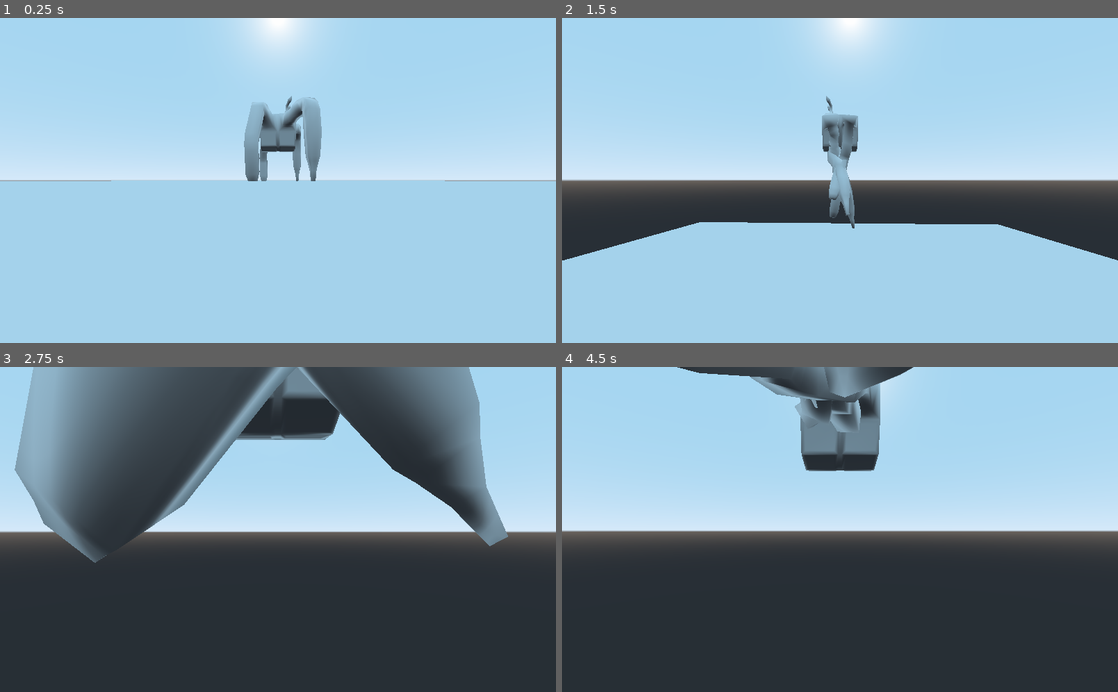
Above: before the commit, frames 1-4 (two rows, left to right).
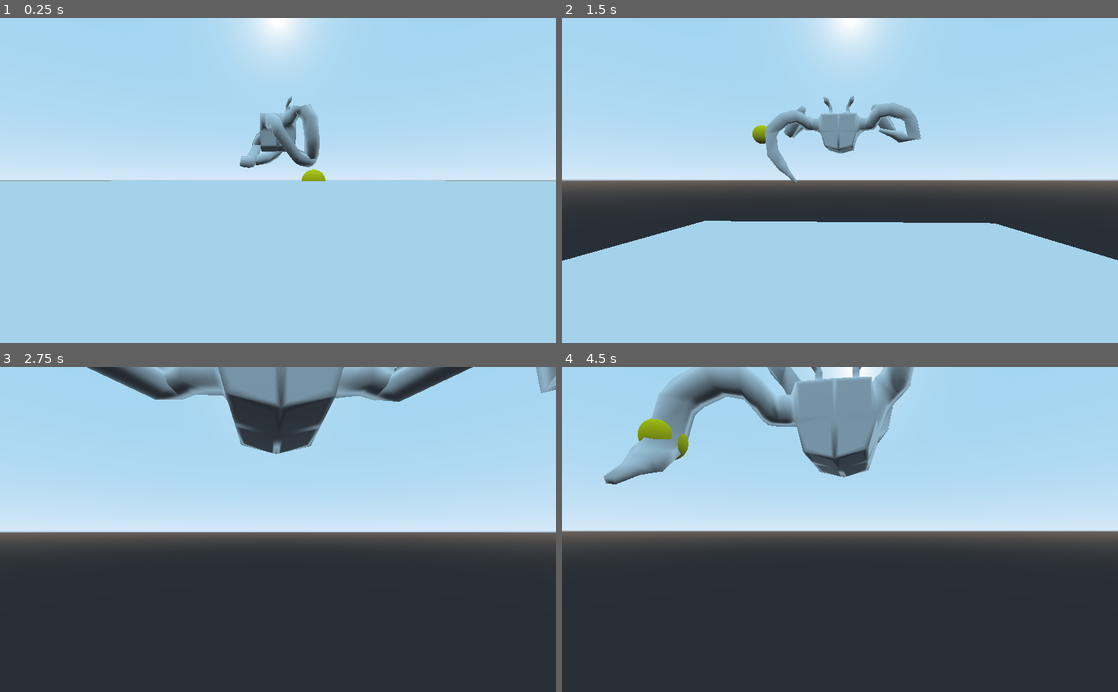
Above: after the commit, the same moments.

Repository: a-spectrum/godot-inverse-kinematic-spidery
Game: Godot game, scene res://scenes/rooms/main/main.tscn
The game is run twice, just before and just after one commit, with the same random seed, the same clock (stepped at 60 frames per second) and the same inputs.
Inputs (mouse positions are in pixels of both pictures, inside the frame that each line leads up to):
- Up to frame 1 (0.25 s): no input
- Up to frame 2 (1.5 s): tap Enter (ui_accept) at 0.5, 0.77 s; move the mouse to (867, 180) at 0.52 s; hold Up (ui_up) from 0.53 s (still down); move the mouse to (812, 180) at 1.27 s
- Up to frame 3 (2.75 s): keep holding Up (ui_up); tap Enter (ui_accept) at 1.52 s; move the mouse to (289, 523) at 2.02 s
- Up to frame 4 (4.5 s): keep holding Up (ui_up); move the mouse to (834, 536) at 2.77 s; tap Enter (ui_accept) at 3.02, 3.77 s; move the mouse to (878, 532) at 3.52 s; move the mouse to (795, 526) at 4.27 s

The runs differ from the first frame. In frame 1, 1.8% of the frame differs, in the area x 43-59%, y 24-51%; in frame 2, 3.3%; in frame 3, 29%, in the area x 0-100%, y 0-61%; in frame 4, 8.7%.

Commit message:
Glued raycast to body

Diff:
--- a/project/assets/models/creatures/spidery/positioning/positioning.gd
+++ b/project/assets/models/creatures/spidery/positioning/positioning.gd
@@ -4,7 +4,8 @@
 
 var position_on_curve := 0.0
 var position_start := Vector3.ZERO
-var position_current := global_transform.origin
+onready var position_current := global_transform.origin
+var position_raycast := Vector3.ZERO
 var position_end := Vector3.ZERO
 var name_raycast := "no name given"
 
@@ -12,20 +13,24 @@
 
 func _ready():
 	set_as_toplevel(true)
+	position_current.y = 0
 
 func _physics_process(_delta: float) -> void:
 
 	#print(name_raycast +" - "+ str(global_transform.origin.distance_to(follow_raycast.global_transform.origin)))
-	#if raycast.is_colliding():
-		#print(raycast.get_collision_point())
-	position_on_curve += 0.05
+	_update_raycast_position()
+	if _check_distance_larger_than(3) && !move_position:
+		_move_position(position_current, position_raycast)
+
+	position_on_curve += 0.03
 
 	if position_on_curve >= 1:
 		move_position = false
 		position_on_curve = 0.0
+		position_current = position_end
 
 	if move_position:
-		_calculate_bezier_curve(position_start, position_end)
+		transform.origin = _calculate_bezier_curve(position_start, position_end)
 
 func _move_position(start: Vector3, end: Vector3) -> void:
 	position_start = start
@@ -38,14 +43,18 @@
 
 func _calculate_bezier_curve(start: Vector3, end: Vector3):
 	var generate_third_point := Vector3.ZERO;
-	generate_third_point.y += start.y + 1
+	generate_third_point.y += start.y + 2.6
 	generate_third_point.x += (end.x - start.x) / 3
 	generate_third_point.z += (end.x - start.x) / 3
 
 	var calc_point_0 = start.linear_interpolate(generate_third_point, position_on_curve)
 	var calc_point_1 = generate_third_point.linear_interpolate(end, position_on_curve)
 	var current_position = calc_point_0.linear_interpolate(calc_point_1, position_on_curve)
-	transform.origin = current_position
+	return current_position
 
-func _check_distance() -> bool:
-	return global_transform.origin.distance_to(follow_raycast.global_transform.origin) > 3
+func _check_distance_larger_than(distance: float) -> bool:
+	return position_current.distance_to(position_raycast) > distance
+
+func _update_raycast_position() -> void:
+	if follow_raycast.is_colliding():
+		position_raycast = follow_raycast.get_collision_point()
--- a/project/scenes/creatures/spidery/spidery.gd
+++ b/project/scenes/creatures/spidery/spidery.gd
@@ -3,7 +3,7 @@
 #	----------------------
 #	For character movement
 #	----------------------
-export var speed := 3.0
+export var speed := 2.0
 export var jump_strength := 30.0
 export var gravity := 50
 
@@ -24,10 +24,10 @@
 onready var positionBL := $positions/positionLegBL
 onready var positionBR := $positions/positionLegBR
 
-onready var rayCastFL := $RaycastsLegs/RayCastLegFL
-onready var rayCastFR := $RaycastsLegs/RayCastLegFR
-onready var rayCastBL := $RaycastsLegs/RayCastLegBL
-onready var rayCastBR := $RaycastsLegs/RayCastLegBR
+onready var rayCastFL := $Armature/Skeleton/RaycastsLegs/RayCastLegFL
+onready var rayCastFR := $Armature/Skeleton/RaycastsLegs/RayCastLegFR
+onready var rayCastBL := $Armature/Skeleton/RaycastsLegs/RayCastLegBL
+onready var rayCastBR := $Armature/Skeleton/RaycastsLegs/RayCastLegBR
 
 onready var legFL_IK := $Armature/Skeleton/legFrontLeft
 onready var legFR_IK := $Armature/Skeleton/legFrontRight
@@ -47,6 +47,9 @@
 
 func _physics_process(delta: float) -> void:
 	move_character(delta)
+
+	if rayCastFR.is_colliding():
+		$Armature/Skeleton/RaycastsLegs/RayCastLegFR/MeshInstance.global_transform.origin = rayCastFR.get_collision_point()
 
 func _process(_delta: float) -> void:
 	_spring_arm.translation = translation
@@ -73,5 +76,5 @@
 	_velocity = move_and_slide_with_snap(_velocity, _snap_vector, Vector3.UP, true)
 
 	if _velocity.length() > 0.2:
-		var look_direction = Vector2(_velocity.z, _velocity.x)
+		var look_direction = Vector2(_velocity.x, _velocity.z)
 		_model.rotation.y = look_direction.angle()
--- a/project/scenes/creatures/spidery/spidery.tscn
+++ b/project/scenes/creatures/spidery/spidery.tscn
@@ -1,15 +1,21 @@
-[gd_scene load_steps=8 format=2]
+[gd_scene load_steps=10 format=2]
 
 [ext_resource path="res://assets/models/creatures/spidery/Material.material" type="Material" id=1]
 [ext_resource path="res://assets/models/creatures/spidery/positioning/positioning.tscn" type="PackedScene" id=2]
 [ext_resource path="res://scenes/creatures/spidery/spidery.gd" type="Script" id=3]
 [ext_resource path="res://scenes/creatures/spidery/SpringArm.gd" type="Script" id=4]
 
-[sub_resource type="ConvexPolygonShape" id=3]
+[sub_resource type="ConvexPolygonShape" id=1]
 points = PoolVector3Array( 0.8, 3.54422, 1.2, 1, 2.04422, 0.7, 0, 1.94422, 0.8, 0, 1.94422, 0.8, 0, 3.74422, 1, 0, 3.74 …(10401 unchanged characters)…
 
-[sub_resource type="ArrayMesh" id=1]
-resource_name = "Cube"
+[sub_resource type="SphereMesh" id=4]
+radius = 0.5
+height = 1.0
+
+[sub_resource type="SpatialMaterial" id=5]
+albedo_color = Color( 1, 0.945098, 0, 1 )
+
+[sub_resource type="ArrayMesh" id=2]
 surfaces/0 = {
 "aabb": AABB( -1.41502, -0.00169015, -4.4742, 3.25048, 4.80091, 8.94839 ),
 "array_data": PoolByteArray( 205, 204, 76, 63, 114, 212, 98, 64, 154, 153, 153, 63, 73, 73, 72, 0, 229, 99, 183, 127, 2 …(63972 unchanged characters)…
@@ -23,8 +29,7 @@
 "vertex_count": 434
 }
 
-[sub_resource type="Skin" id=2]
-resource_name = "Skin"
+[sub_resource type="Skin" id=3]
 bind_count = 40
 bind/0/name = "Bone"
 bind/0/bone = -1
@@ -148,12 +153,15 @@
 bind/39/pose = Transform( 0.129688, 9.12759e-10, -0.991555, -6.41653e-08, -1, -1.20998e-08, -0.991555, 1.99789e-09, -0.129688, -3.73976, 0.288663, -1.63986 )
 
 [node name="spidery_rigging" type="KinematicBody"]
+transform = Transform( -4.37114e-08, 0, 1, 0, 1, 0, -1, 0, -4.37114e-08, 0, 0, 0 )
 script = ExtResource( 3 )
 
 [node name="CollisionShape" type="CollisionShape" parent="."]
-shape = SubResource( 3 )
+transform = Transform( -4.37114e-08, 0, 1, 0, 1, 0, -1, 0, -4.37114e-08, 0, 0, 0 )
+shape = SubResource( 1 )
 
 [node name="Armature" type="Spatial" parent="."]
+transform = Transform( -4.37114e-08, 0, 1, 0, 1, 0, -1, 0, -4.37114e-08, 0, 0, 0 )
 
 [node name="Skeleton" type="Skeleton" parent="Armature"]
 bones/0/name = "Bone"
@@ -357,10 +365,38 @@
 bones/39/enabled = true
 bones/39/bound_children = [  ]
 
+[node name="RaycastsLegs" type="Spatial" parent="Armature/Skeleton"]
+transform = Transform( -4.37114e-08, 0, -1, 0, 1, 0, 1, 0, -4.37114e-08, 0, 0, 0 )
+
+[node name="RayCastLegFL" type="RayCast" parent="Armature/Skeleton/RaycastsLegs"]
+transform = Transform( 1, 0, 0, 0, 1, 0, 0, 0, 1, -4.2, 4, -1.5 )
+enabled = true
+cast_to = Vector3( 0, -6, 0 )
+
+[node name="RayCastLegFR" type="RayCast" parent="Armature/Skeleton/RaycastsLegs"]
+transform = Transform( 1, 0, 0, 0, 1, 0, 0, 0, 1, 4.2, 4, -1.5 )
+enabled = true
+cast_to = Vector3( 0, -6, 0 )
+
+[node name="MeshInstance" type="MeshInstance" parent="Armature/Skeleton/RaycastsLegs/RayCastLegFR"]
+layers = 2
+mesh = SubResource( 4 )
+material/0 = SubResource( 5 )
+
+[node name="RayCastLegBL" type="RayCast" parent="Armature/Skeleton/RaycastsLegs"]
+transform = Transform( 1, 0, 0, 0, 1, 0, 0, 0, 1, -3.9, 4, 1.1 )
+enabled = true
+cast_to = Vector3( 0, -6, 0 )
+
+[node name="RayCastLegBR" type="RayCast" parent="Armature/Skeleton/RaycastsLegs"]
+transform = Transform( 1, 0, 0, 0, 1, 0, 0, 0, 1, 3.9, 4, 1.1 )
+enabled = true
+cast_to = Vector3( 0, -6, 0 )
+
 [node name="Cube" type="MeshInstance" parent="Armature/Skeleton"]
 layers = 2
-mesh = SubResource( 1 )
-skin = SubResource( 2 )
+mesh = SubResource( 2 )
+skin = SubResource( 3 )
 material/0 = null
 
 [node name="legFrontLeft" type="SkeletonIK" parent="Armature/Skeleton"]
@@ -387,41 +423,19 @@
 tip_bone = "tip_right_back.001"
 target_node = NodePath("../../../positions/positionLegBR")
 
-[node name="RaycastsLegs" type="Spatial" parent="."]
-
-[node name="RayCastLegFR" type="RayCast" parent="RaycastsLegs"]
-transform = Transform( 1, 0, 0, 0, 1, 0, 0, 0, 1, 1.5, 4, 4.1 )
-enabled = true
-cast_to = Vector3( 0, -6, 0 )
-
-[node name="RayCastLegFL" type="RayCast" parent="RaycastsLegs"]
-transform = Transform( 1, 0, 0, 0, 1, 0, 0, 0, 1, 1.5, 4, -4.1 )
-enabled = true
-cast_to = Vector3( 0, -6, 0 )
-
-[node name="RayCastLegBR" type="RayCast" parent="RaycastsLegs"]
-transform = Transform( 1, 0, 0, 0, 1, 0, 0, 0, 1, -1.2, 4, 3.9 )
-enabled = true
-cast_to = Vector3( 0, -6, 0 )
-
-[node name="RayCastLegBL" type="RayCast" parent="RaycastsLegs"]
-transform = Transform( 1, 0, 0, 0, 1, 0, 0, 0, 1, -1.2, 4, -3.9 )
-enabled = true
-cast_to = Vector3( 0, -6, 0 )
-
 [node name="positions" type="Spatial" parent="."]
 
 [node name="positionLegFL" parent="positions" instance=ExtResource( 2 )]
-transform = Transform( 1, 0, 0, 0, 1, 0, 0, 0, 1, 1.5, 0, -4.1 )
+transform = Transform( 1, 0, 0, 0, 1, 0, 0, 0, 1, -4.2, 0, -1.5 )
 
 [node name="positionLegFR" parent="positions" instance=ExtResource( 2 )]
-transform = Transform( 1, 0, 0, 0, 1, 0, 0, 0, 1, 1.5, 0, 4.1 )
+transform = Transform( 1, 0, 0, 0, 1, 0, 0, 0, 1, 4.2, 0, -1.5 )
 
 [node name="positionLegBL" parent="positions" instance=ExtResource( 2 )]
-transform = Transform( 1, 0, 0, 0, 1, 0, 0, 0, 1, -1.1, 0, -3.9 )
+transform = Transform( 1, 0, 0, 0, 1, 0, 0, 0, 1, -3.9, 0, 1.1 )
 
 [node name="positionLegBR" parent="positions" instance=ExtResource( 2 )]
-transform = Transform( 1, 0, 0, 0, 1, 0, 0, 0, 1, -1.1, 0, 3.9 )
+transform = Transform( 1, 0, 0, 0, 1, 0, 0, 0, 1, 3.9, 0, 1.1 )
 
 [node name="SpringArm" type="SpringArm" parent="."]
 spring_length = 14.0
